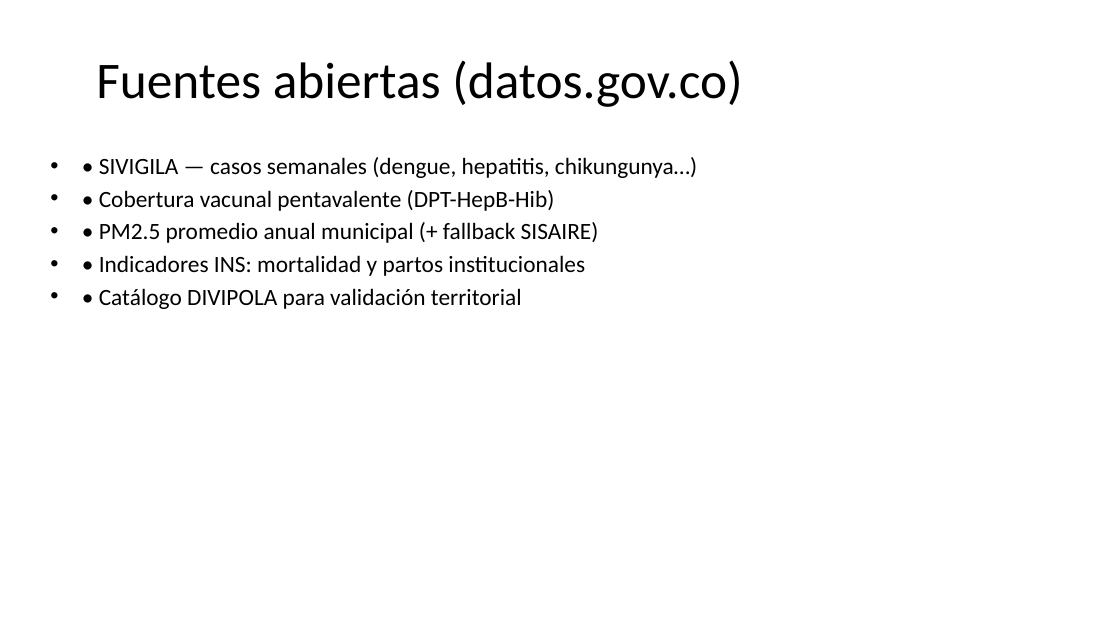
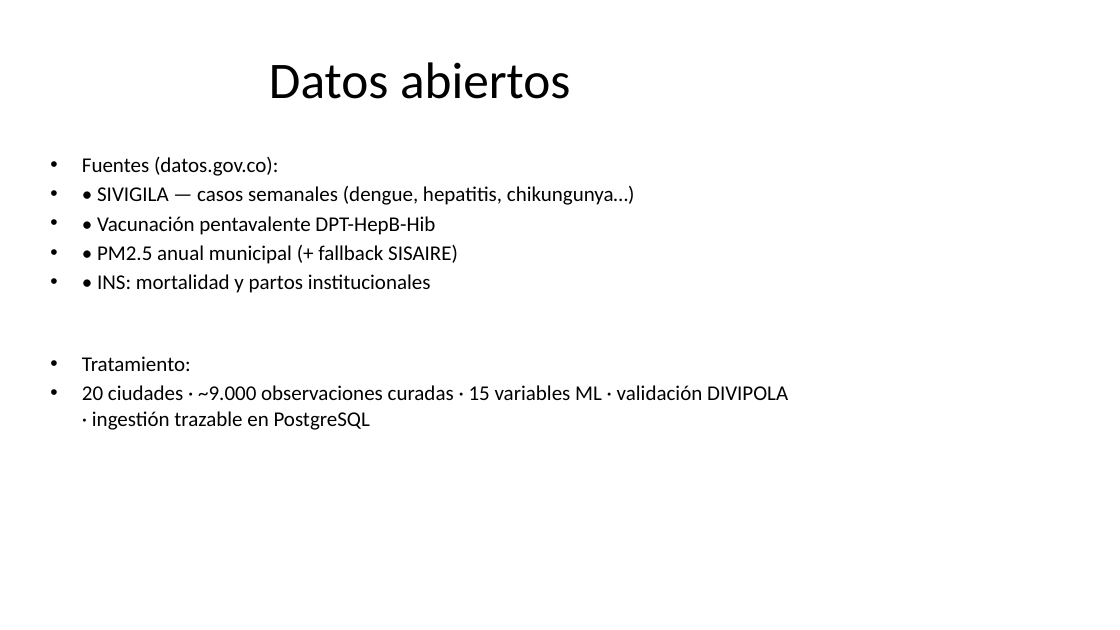
Before and after one commit to luisrapalino/concurso-datos-abiertos-colombia-2026, a slide deck: slide 3 of RECURSOS/Presentacion.pptx. Drawn at 1120x630 pixels with LibreOffice and Linux fonts; fonts in the diff are those of the drawing. Boxes give left, top, right and bottom in pixels: in the first picture for what was removed or moved away, otherwise in the second. Text is boxed around its words. In the diff, an @@ line names an element or a change of style, - is before the commit and + after.

```diff
--- a/RECURSOS/Presentacion.pptx
+++ b/RECURSOS/Presentacion.pptx
@@ title at [269, 62, 570, 99]: text changed @@
-Fuentes abiertas (datos.gov.co)
+Datos abiertos
@@ text at [82, 157, 278, 176]: paragraph added @@
+• Fuentes (datos.gov.co):
@@ text at [97, 186, 635, 205]: size 20 to 18 pt in "• SIVIGILA — casos semanales (dengue, hepatitis, ..." @@
@@ text at [82, 216, 788, 430]: text changed; size 20 to 18 pt @@
-• • Cobertura vacunal pentavalente (DPT-HepB-Hib)
-• • PM2.5 promedio anual municipal (+ fallback SISAIRE)
-• • Indicadores INS: mortalidad y partos institucionales
-• • Catálogo DIVIPOLA para validación territorial
+• • Vacunación pentavalente DPT-HepB-Hib
+• • PM2.5 anual municipal (+ fallback SISAIRE)
+• • INS: mortalidad y partos institucionales
+• Tratamiento:
+• 20 ciudades · ~9.000 observaciones curadas · 15 variables ML · validación DIVIPOLA · ingestión trazable en PostgreSQL
```
Also in this commit, not shown: 4 other slides changed, 3 slides added, 3 slides removed, 3 other files.
